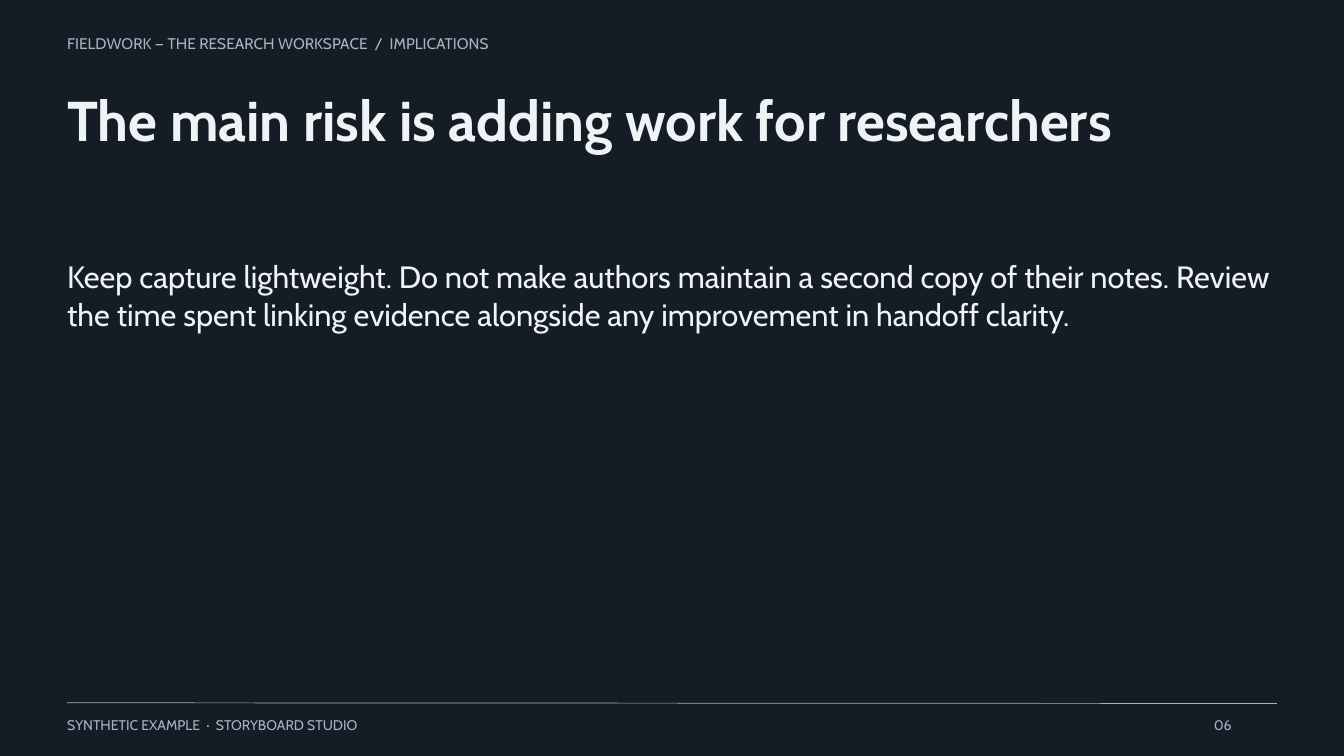
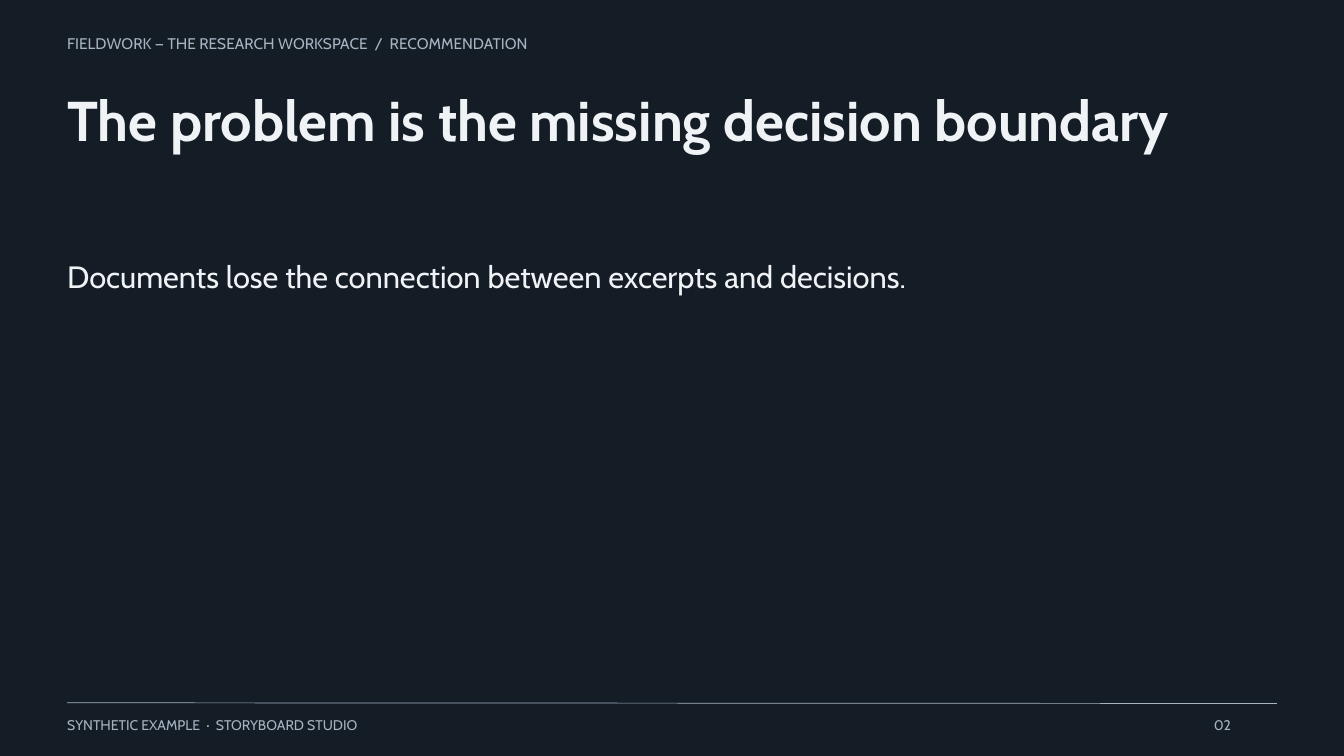
Before and after one commit to OthmaneBlial/Storyboard-Studio, a slide deck: slide 2 of gallery/native/startup-pitch/deck.pptx (slide 6 before the commit). Drawn at 1344x756 pixels with LibreOffice and Linux fonts; fonts in the diff are those of the drawing. Boxes give left, top, right and bottom in pixels: in the first picture for what was removed or moved away, otherwise in the second. Text is boxed around its words. In the diff, an @@ line names an element or a change of style, - is before the commit and + after.

```diff
--- a/gallery/native/startup-pitch/deck.pptx
+++ b/gallery/native/startup-pitch/deck.pptx
@@ text at (67,38,528,49): text changed @@
-FIELDWORK — THE RESEARCH WORKSPACE / IMPLICATIONS
+FIELDWORK — THE RESEARCH WORKSPACE / RECOMMENDATION
@@ text at (67,99,1169,153): text changed @@
-The main risk is adding work for researchers
+The problem is the missing decision boundary
@@ text at (67,265,906,295): text changed @@
-Keep capture lightweight. Do not make authors maintain a second copy of their notes. Review
-the time spent linking evidence alongside any improvement in handoff clarity.
+Documents lose the connection between excerpts and decisions.
@@ text at (1214,720,1231,730): text changed @@
-06
+02
```
Also in this commit, not shown: 5 other slides changed, 3 slides added, 1 slide removed, 11 other files.
